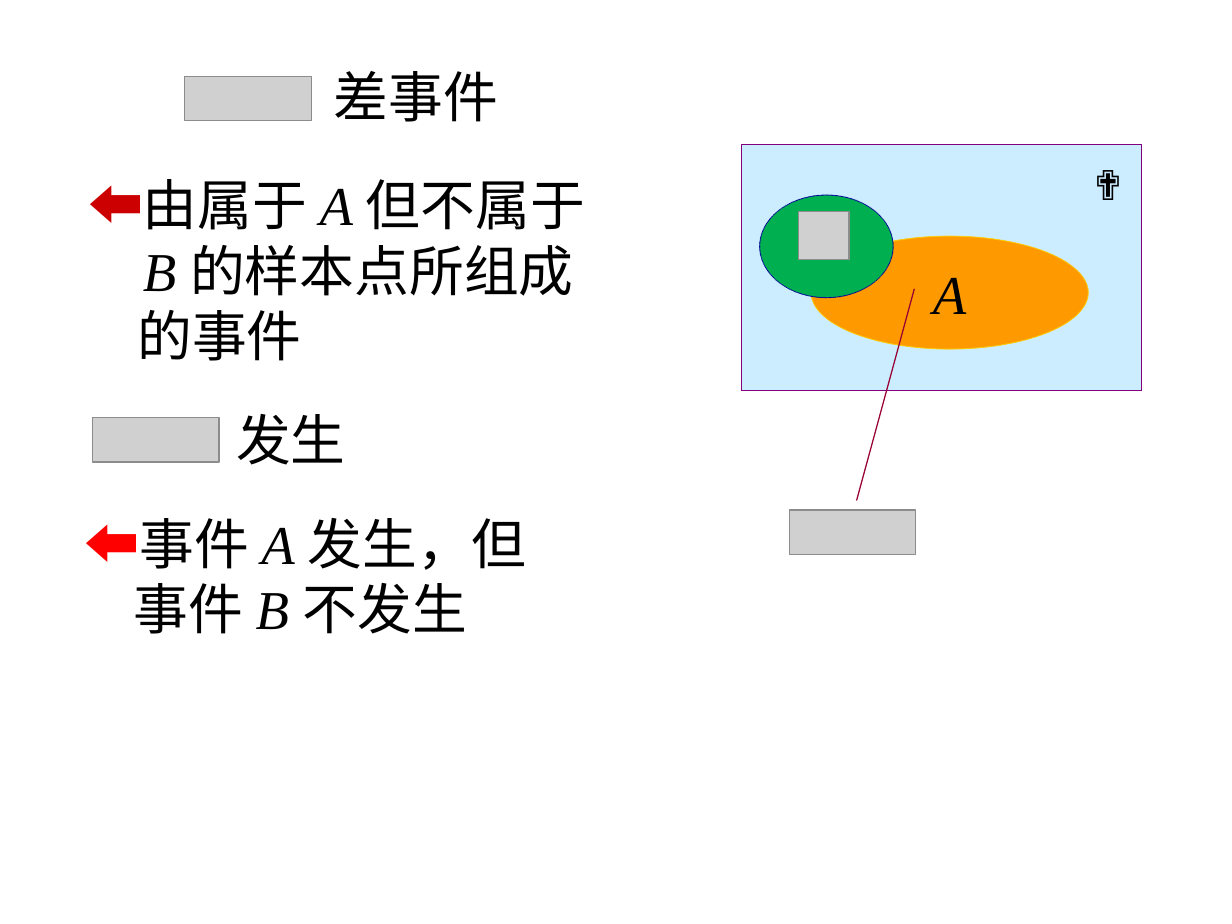
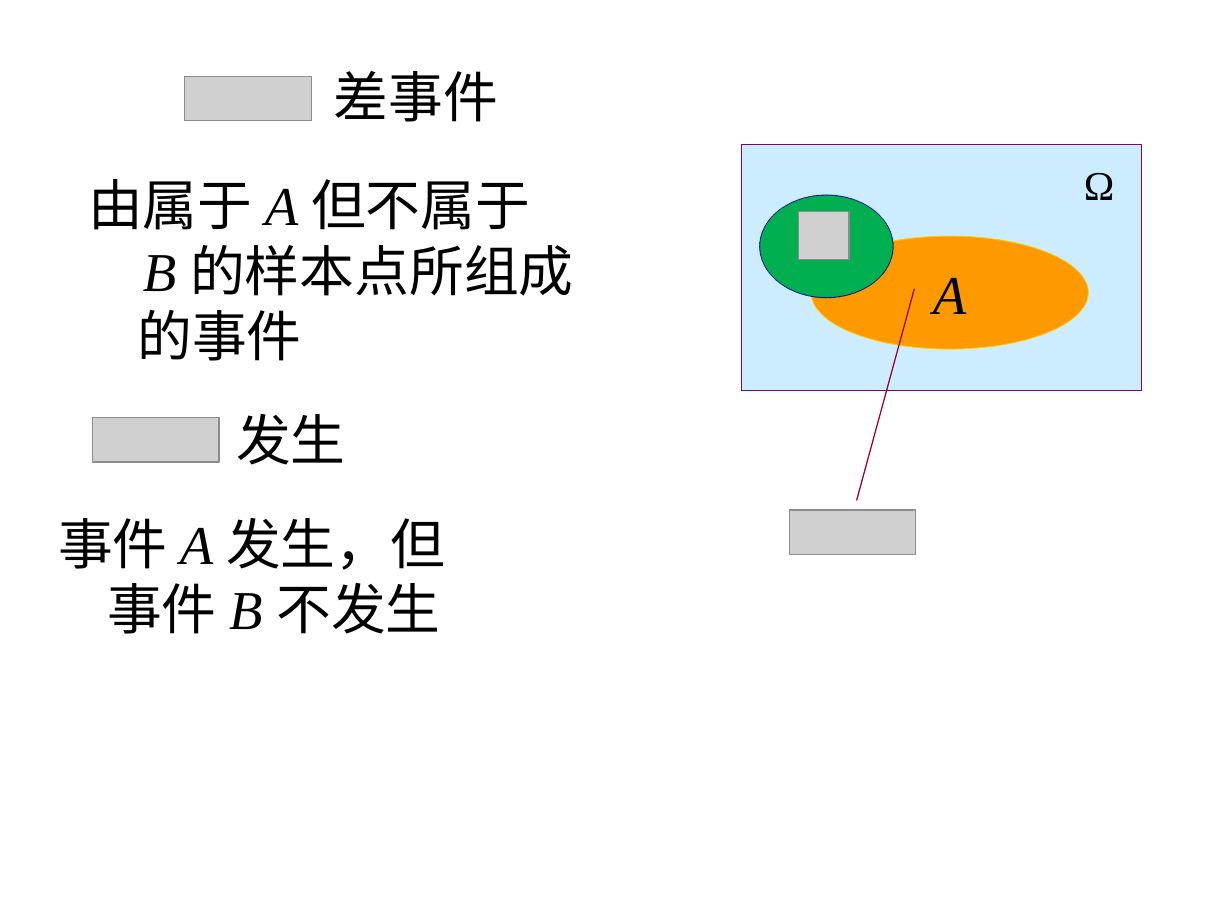
Before and after one commit to scistats/scistats.github.io, a slide deck: slide 17 of ppts/probability/01.1.ppt. Drawn at 1232x924 pixels with LibreOffice and Linux fonts; fonts in the diff are those of the drawing; grey boxes stand for pictures. Boxes give left, top, right and bottom in pixels: in the first picture for what was removed or moved away, otherwise in the second. Text is boxed around its words. In the diff, an @@ line names an element or a change of style, - is before the commit and + after.

```diff
--- a/ppts/probability/01.1.ppt
+++ b/ppts/probability/01.1.ppt
@@ text at (88, 179, 530, 230): text changed @@
-⬅由属于 A 但不属于
+由属于 A 但不属于
@@ text at (1083, 173, 1115, 200): text changed; font Lato to Times New Roman @@
-✟
+Ω
@@ text "事件 A 发生，但": place and size @@
-text "事件 A 发生，但" at (85, 518, 527, 634)
+text "事件 A 发生，但" at (58, 518, 445, 634)
@@ text at (58, 518, 445, 570): text changed @@
-⬅事件 A 发生，但
+事件 A 发生，但
```
Also in this commit, not shown: 8 other slides changed, 1 other file.
